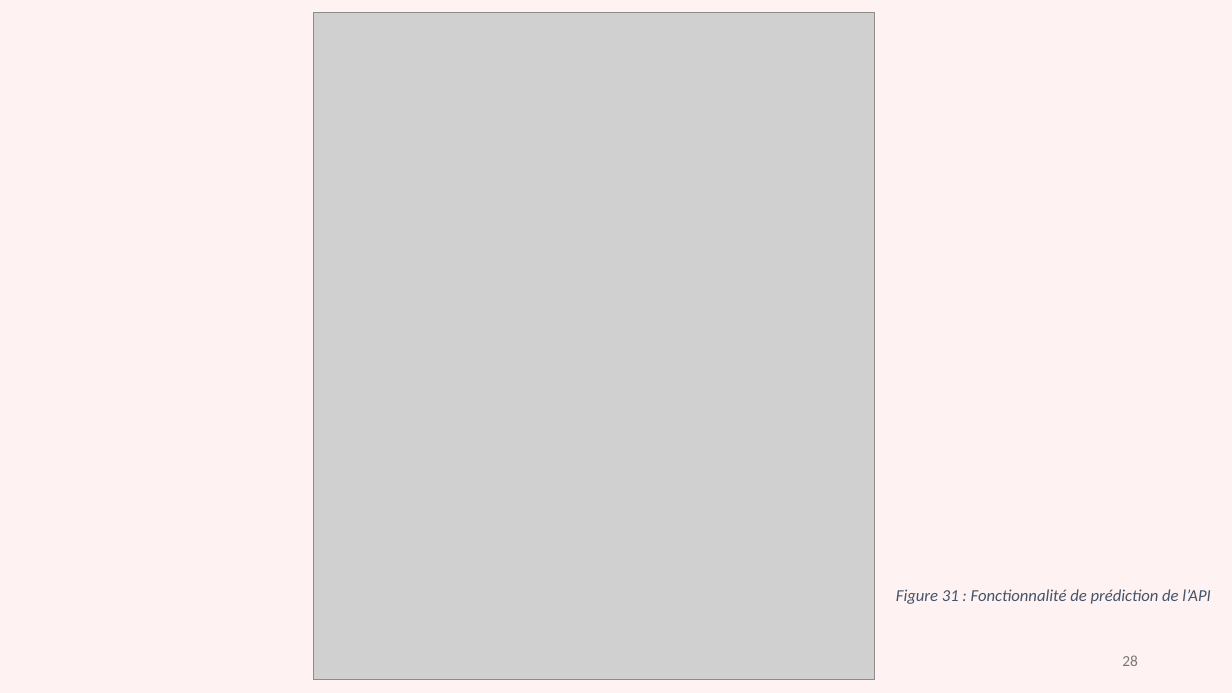
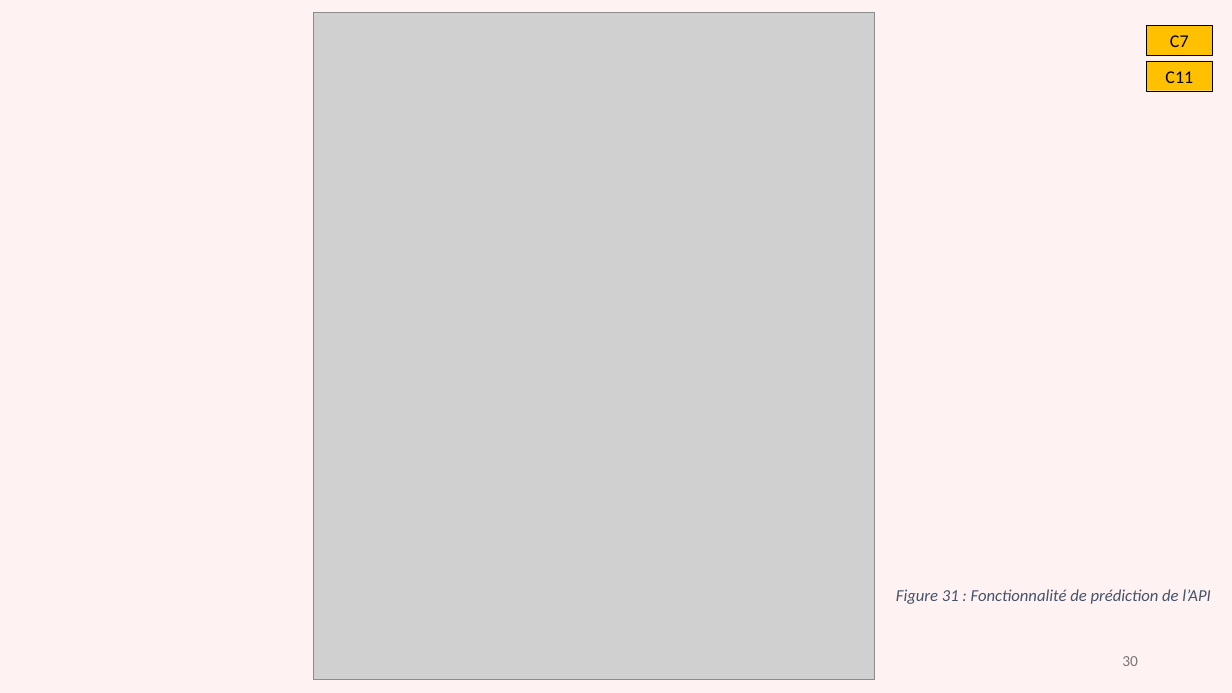
Before and after one commit to gdaume24/Projet-chef-oeuvre, a slide deck: slide 30 of E1/diapo.PPTX (slide 28 before the commit). Drawn at 1232x693 pixels with LibreOffice and Linux fonts; fonts in the diff are those of the drawing; grey boxes stand for pictures. Boxes give left, top, right and bottom in pixels: in the first picture for what was removed or moved away, otherwise in the second. Text is boxed around its words. In the diff, an @@ line names an element or a change of style, - is before the commit and + after.

```diff
--- a/E1/diapo.PPTX
+++ b/E1/diapo.PPTX
@@ rectangle added at (1147,25,1213,55), fill #FFC000, outline #000000 0.25 pt, 14 pt, text #000000 @@
+C7
@@ rectangle added at (1147,61,1213,91), fill #FFC000, outline #000000 0.25 pt, 14 pt, text #000000 @@
+C11
@@ page number at (1122,656,1138,666): text changed @@
-28
+30
```
Also in this commit, not shown: 17 other slides changed, 4 slides added, 4 other files.
